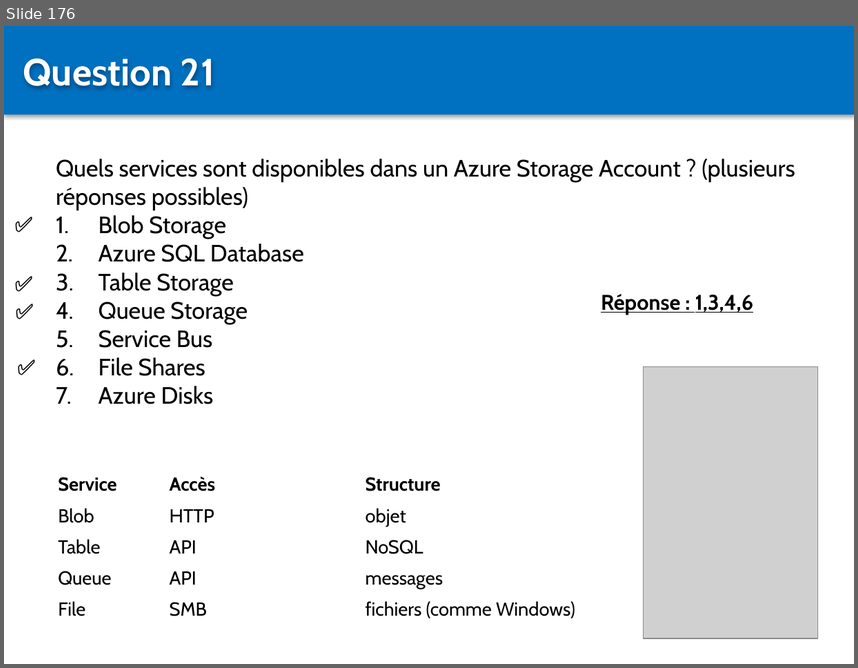
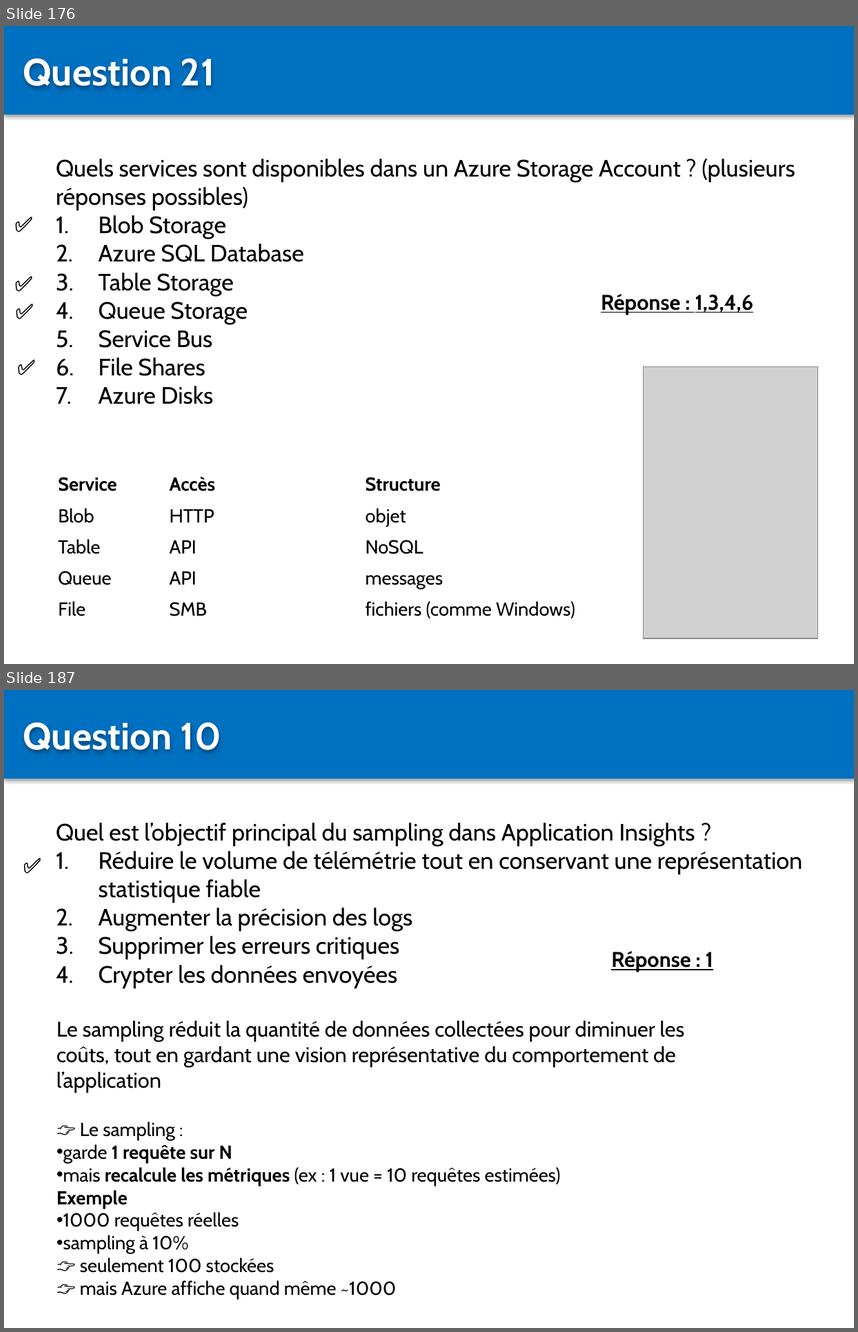
Before and after one commit to Sybaris-Classroom/az-204, a slide deck: Quiz/Quiz.pptx. Shown one above the other, each under a label of ours: slide 176 before the commit, slides 176 and 187 after it; the slides between them are not shown. The pictures are 858x668 and 858x1332 pixels, drawn with LibreOffice and Linux fonts; fonts in the diff are those of the drawing; grey boxes stand for pictures. Boxes give left, top, right and bottom in pixels: in the first picture for what was removed or moved away, otherwise in the second. Text is boxed around its words. In the diff, an @@ line names an element or a change of style, - is before the commit and + after.

```diff
--- a/Quiz/Quiz.pptx
+++ b/Quiz/Quiz.pptx
@@ slide 187 added at [4,690,854,1328], background #FFFFFF @@
@@ rectangle added at [4,690,854,778], fill #0070C0 @@
@@ text added at [23,722,221,752], 32 pt, text #FFFFFF, bold @@
+Question 10
@@ text added at [56,822,802,988], 20 pt, text #000000 @@
+Quel est l’objectif principal du sampling dans Application Insights ?
+1. Réduire le volume de télémétrie tout en conservant une représentation statistique fiable
+2. Augmenter la précision des logs
+3. Supprimer les erreurs critiques
+4. Crypter les données envoyées
@@ text added at [15,848,67,882], 18 pt, text #000000, bold @@
+✅
@@ text added at [611,951,713,972], 18 pt, text #000000, bold, underline @@
+Réponse : 1
@@ text added at [56,1021,685,1299], 16 pt, text #000000 @@
+Le sampling réduit la quantité de données collectées pour diminuer les coûts, tout en gardant une vision représentative du comportement de l’application
+👉 Le sampling :
+• garde 1 requête sur N
+• mais recalcule les métriques (ex : 1 vue = 10 requêtes estimées)
+Exemple
+• 1000 requêtes réelles
+• sampling à 10%
+  👉 seulement 100 stockées
+  👉 mais Azure affiche quand même ~1000
```
Also in this commit, not shown: 1 slide changed, 22 other slides added, 6 other files.
